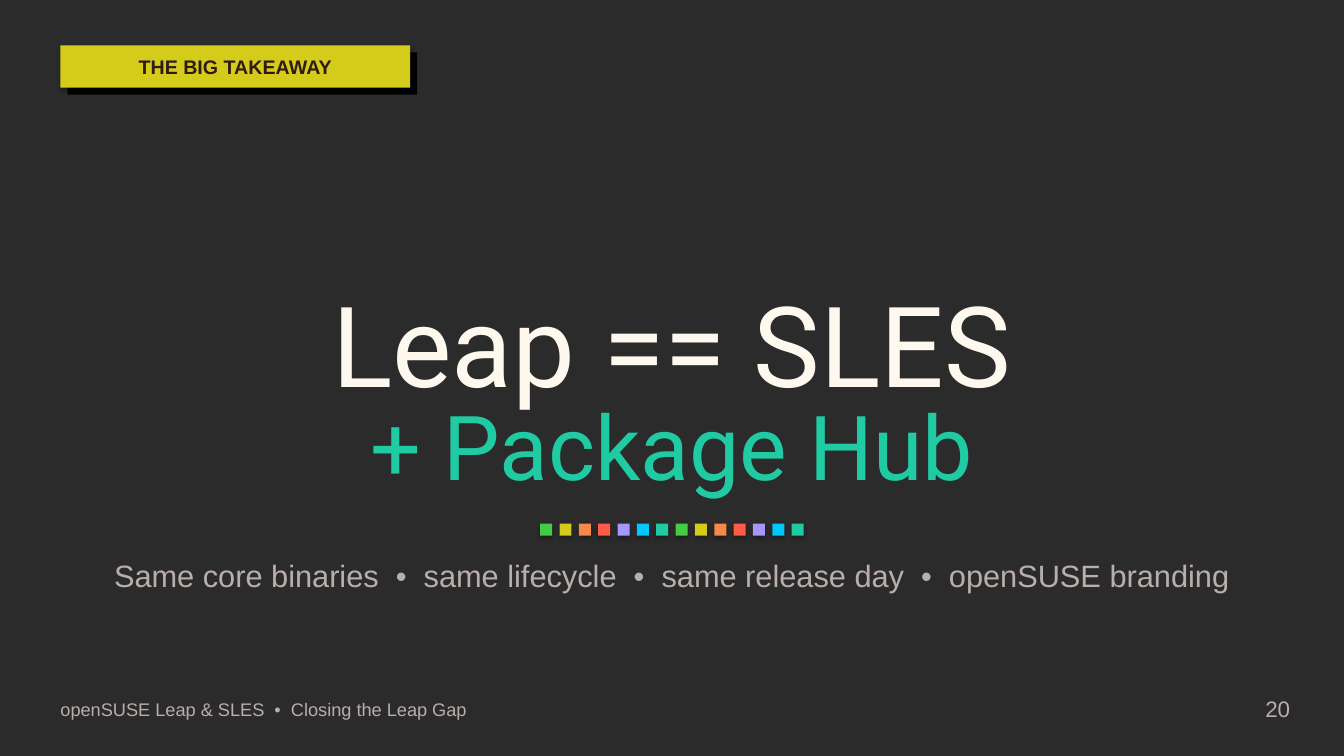
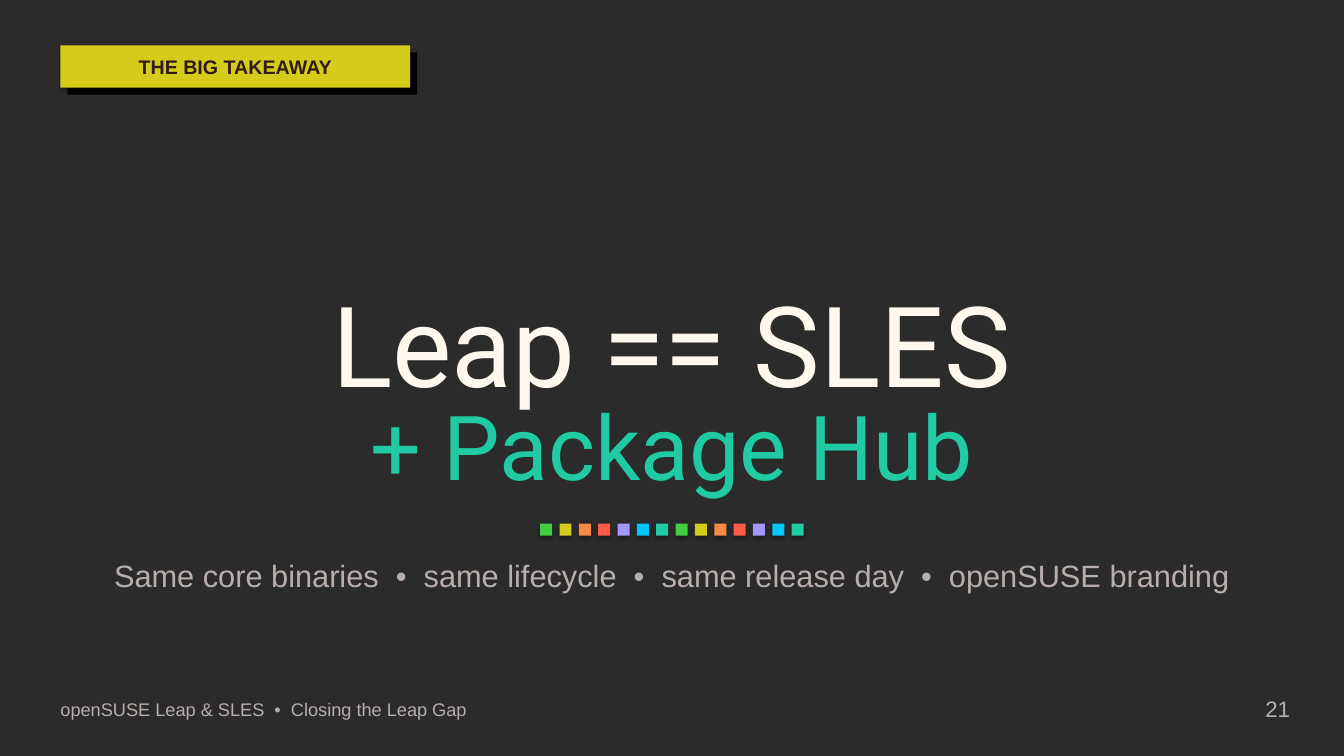
Before and after one commit to lkocman/slides, a slide deck: slide 21 of leap-vs-sles-2026-11/leap-vs-sles.pptx (slide 20 before the commit). Drawn at 1344x756 pixels with LibreOffice and Linux fonts; fonts in the diff are those of the drawing; background and template pictures are left out; a plain dark background stands for a picture behind light text. Boxes give left, top, right and bottom in pixels: in the first picture for what was removed or moved away, otherwise in the second. Text is boxed around its words. In the diff, an @@ line names an element or a change of style, - is before the commit and + after.

```diff
--- a/leap-vs-sles-2026-11/leap-vs-sles.pptx
+++ b/leap-vs-sles-2026-11/leap-vs-sles.pptx
@@ text at bbox=[1265, 701, 1290, 717]: text changed @@
-20
+21
```
Also in this commit, not shown: 2 other slides changed, 1 slide added, 1 other file.
